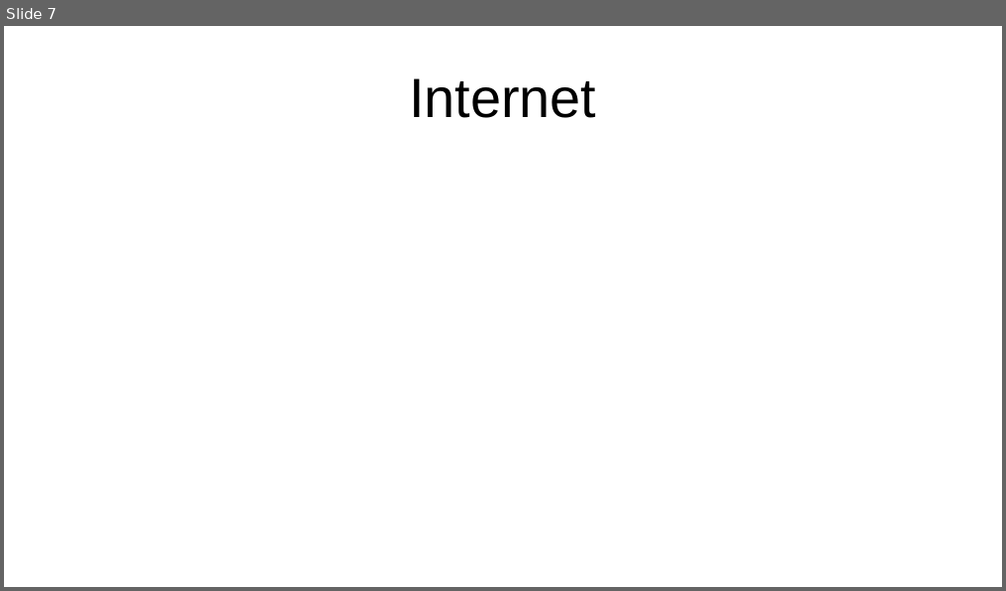
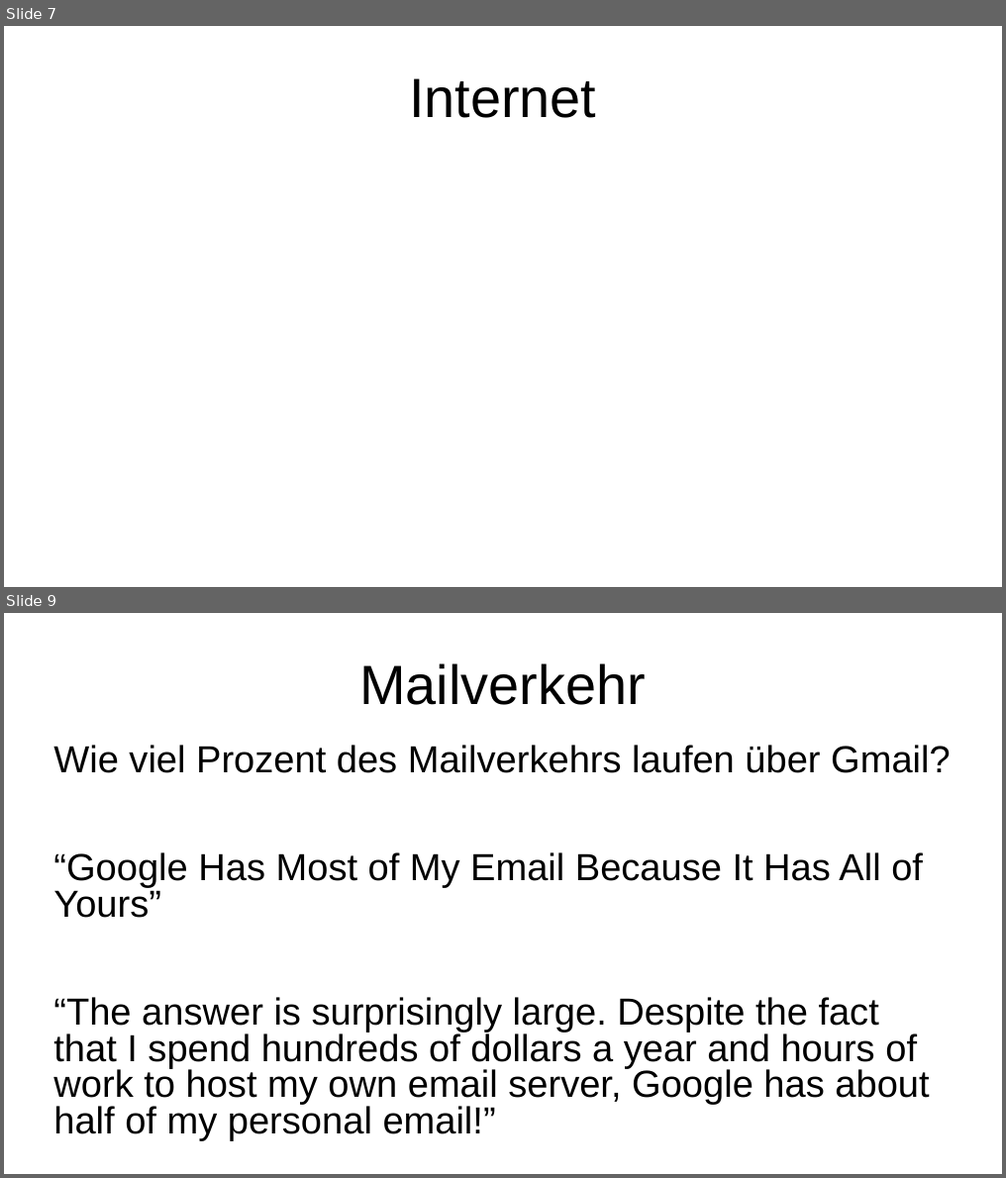
Before and after one commit to binary-bugs/mailVerschluesselung, a slide deck: präsi e-mail verschlüsselung.odp. Shown one above the other, each under a label of ours: slide 7 before the commit, slides 7 and 9 after it; the slides between them are not shown. The pictures are 1006x591 and 1006x1178 pixels, drawn with LibreOffice and Linux fonts; fonts in the diff are those of the drawing. Boxes give left, top, right and bottom in pixels: in the first picture for what was removed or moved away, otherwise in the second. Text is boxed around its words. In the diff, an @@ line names an element or a change of style, - is before the commit and + after.

```diff
--- a/präsi e-mail verschlüsselung.odp
+++ b/präsi e-mail verschlüsselung.odp
@@ slide 9 added at bbox=[4, 613, 1002, 1174], background #FFFFFF @@
@@ title added at bbox=[359, 663, 646, 705], 44 pt, text #000000 @@
+Mailverkehr
@@ text added at bbox=[54, 745, 950, 1142], 30 pt, text #000000 @@
+Wie viel Prozent des Mailverkehrs laufen über Gmail?
+“Google Has Most of My Email Because It Has All of Yours”
+“The answer is surprisingly large. Despite the fact that I spend hundreds of dollars a year and hours of work to host my own email server, Google has about half of my personal email!”
```
Also in this commit, not shown: 3 slides changed, 10 other slides added, 1 slide removed.
